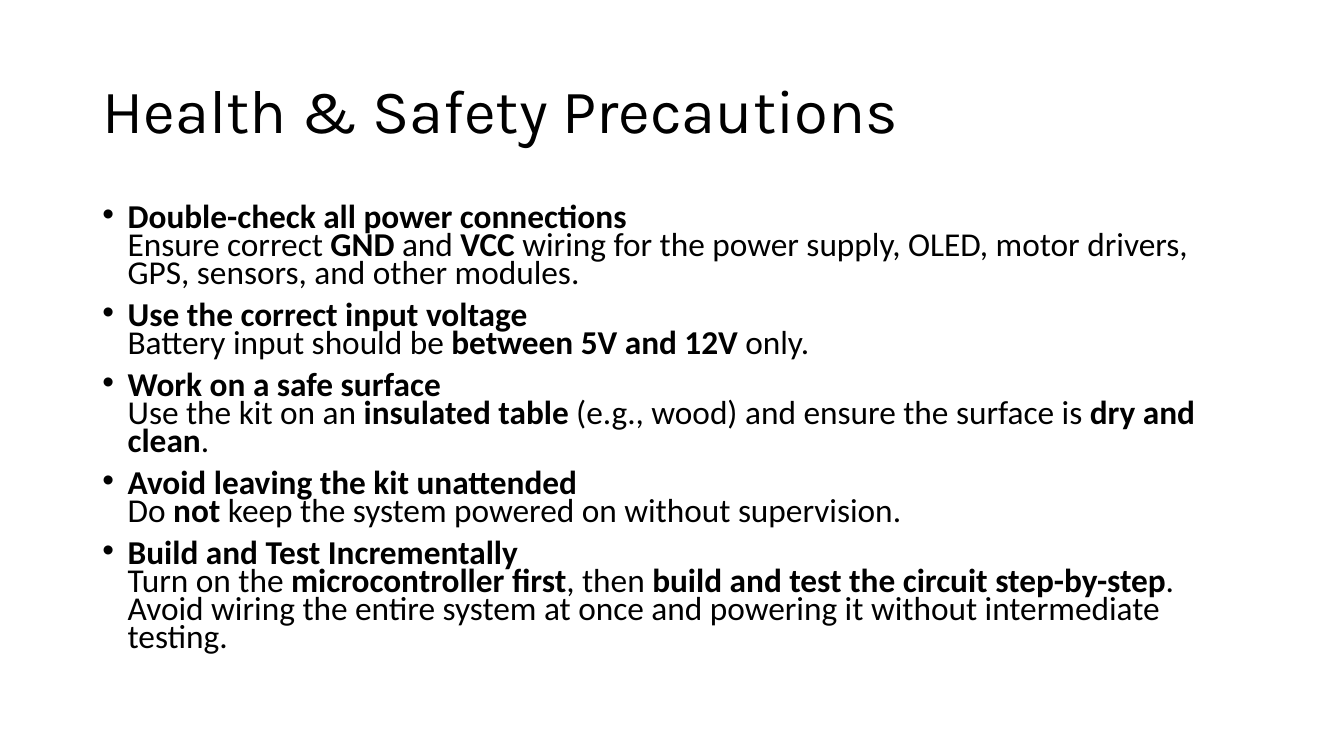
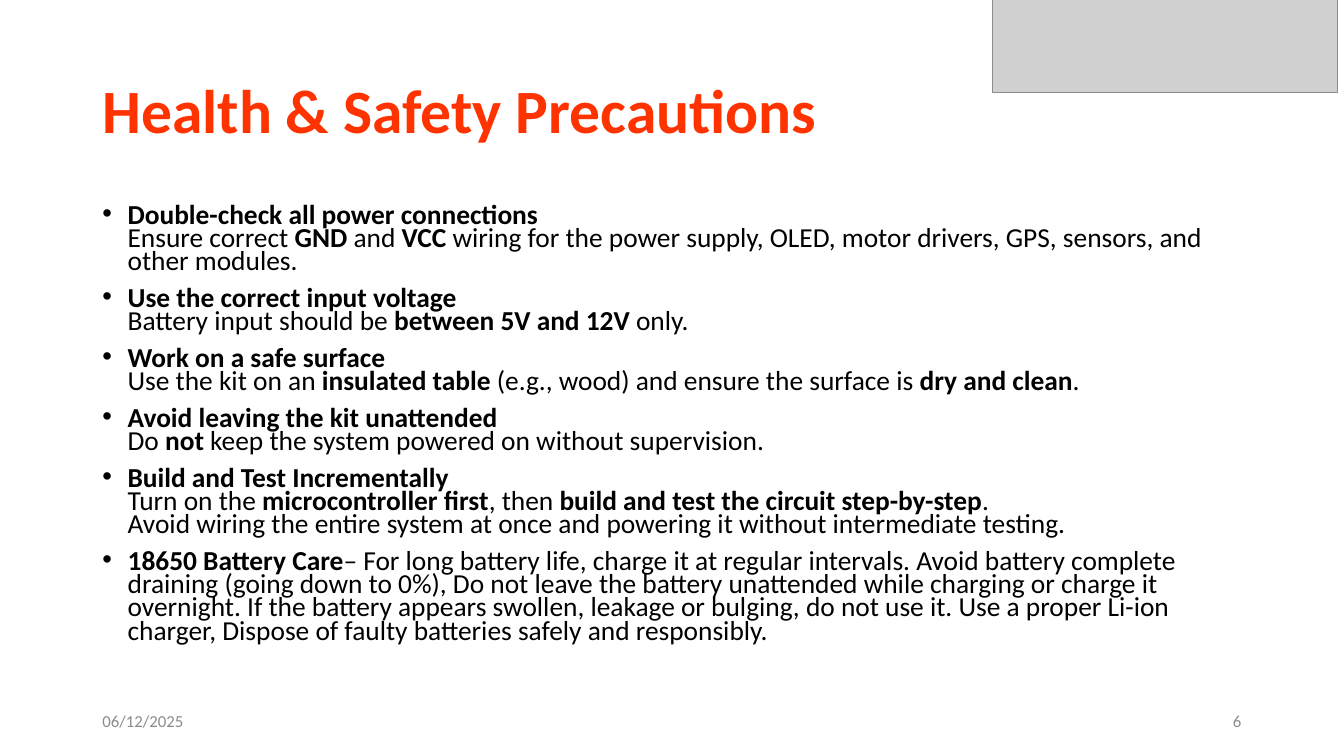
Before and after one commit to info-zas/Training, a slide deck: slide 6 of GPREC/02_Motion/Kit2_Motion_Training.pptx. Drawn at 1344x756 pixels with LibreOffice and Linux fonts; fonts in the diff are those of the drawing; grey boxes stand for pictures. Boxes give left, top, right and bottom in pixels: in the first picture for what was removed or moved away, otherwise in the second. Text is boxed around its words. In the diff, an @@ line names an element or a change of style, - is before the commit and + after.

```diff
--- a/GPREC/02_Motion/Kit2_Motion_Training.pptx
+++ b/GPREC/02_Motion/Kit2_Motion_Training.pptx
@@ picture added at [993, 0, 1338, 93] @@
@@ title "Health & Safety Precautions" at [102, 89, 817, 143]: font Karla to Calibri, text colour #000000 to #FF3300, bold on @@
@@ text at [128, 204, 1202, 538]: size 23.8 to 19.6 pt in "Double-check all power connections Ensure correct GND ...", "Use the correct input voltage Battery input ...", "Work on a safe surface Use the ...", "Avoid leaving the kit unattended Do not ..." and 1 more places @@
@@ text at [128, 551, 1175, 645]: paragraph added @@
+• 18650 Battery Care– For long battery life, charge it at regular intervals. Avoid battery complete draining (going down to 0%), Do not leave the battery unattended while charging or charge it overnight. If the battery appears swollen, leakage or bulging, do not use it. Use a proper Li-ion charger, Dispose of faulty batteries safely and responsibly.
@@ text added at [102, 715, 183, 728], 12 pt, text #8C8C8C @@
+06/12/2025
@@ page number added at [1233, 716, 1241, 727], 12 pt, text #8C8C8C @@
+6
```
Also in this commit, not shown: 19 other slides changed, 1 slide added, 1 other file.
